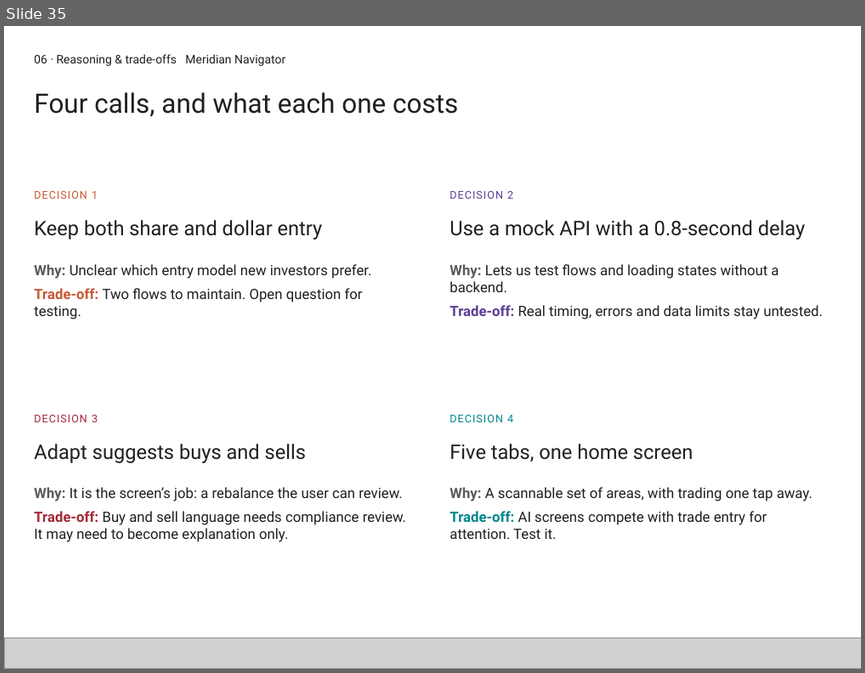
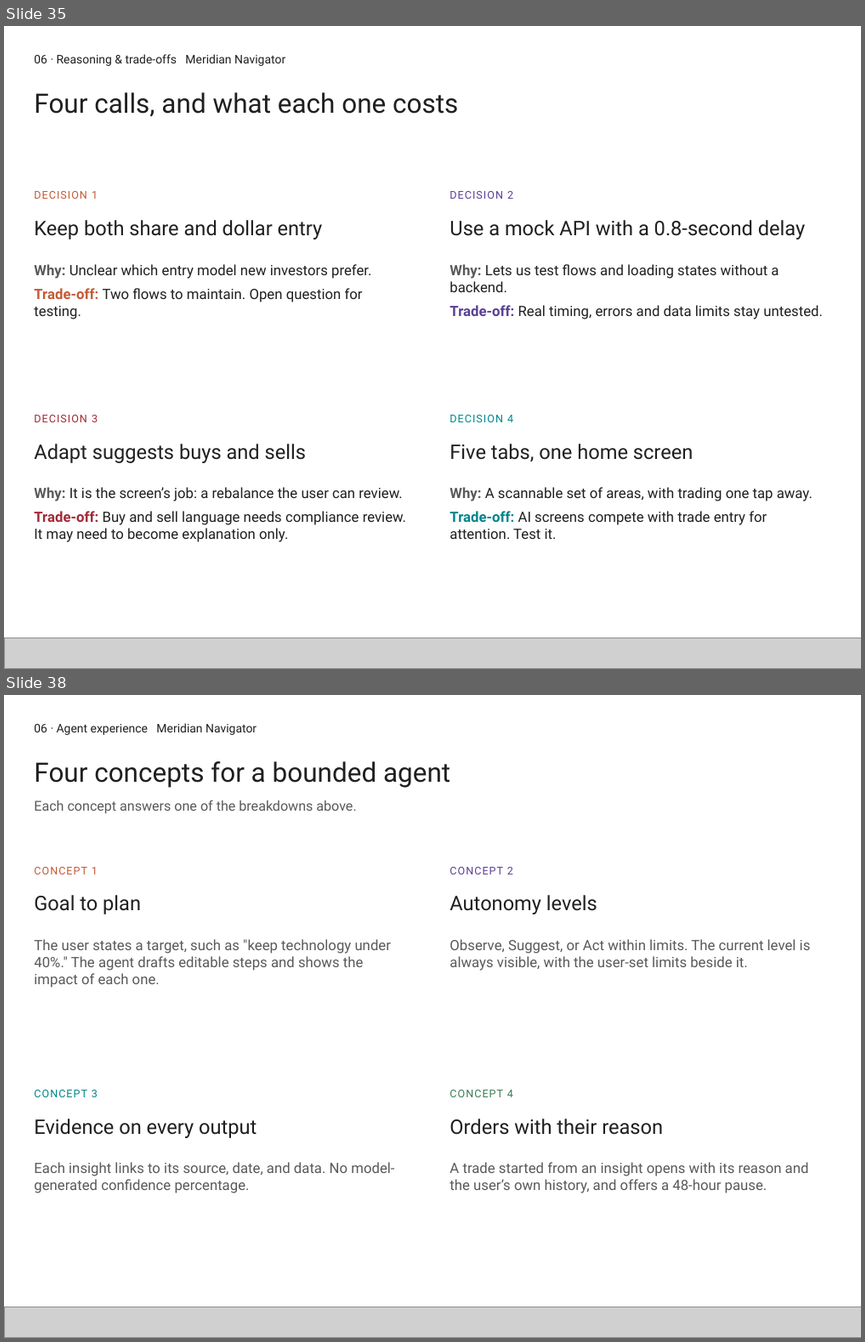
Before and after one commit to CHUNKY21/portfolio-export, a slide deck: Portfolio-Core.pptx. Shown one above the other, each under a label of ours: slide 35 before the commit, slides 35 and 38 after it; the slides between them are not shown. The pictures are 865x673 and 865x1342 pixels, drawn with LibreOffice and Linux fonts; fonts in the diff are those of the drawing; grey boxes stand for pictures. Boxes give left, top, right and bottom in pixels: in the first picture for what was removed or moved away, otherwise in the second. Text is boxed around its words. In the diff, an @@ line names an element or a change of style, - is before the commit and + after.

```diff
--- a/Portfolio-Core.pptx
+++ b/Portfolio-Core.pptx
@@ slide 38 added at (4,695,861,1338), background #FFFFFF @@
@@ text added at (34,723,256,735), 14.2 pt, text #1F1F1F @@
+06 · Agent experience Meridian Navigator
@@ text added at (34,761,450,788), 32 pt, text #1F1F1F @@
+Four concepts for a bounded agent
@@ text added at (34,800,356,814), 16.4 pt, text #595959 @@
+Each concept answers one of the breakdowns above.
@@ text added at (34,867,98,874), 12.8 pt, text #C45A35 @@
+CONCEPT 1
@@ text added at (449,867,513,874), 12.8 pt, text #5B3F96 @@
+CONCEPT 2
@@ text added at (34,895,141,914), 24 pt, text #1F1F1F @@
+Goal to plan
@@ text added at (449,895,597,914), 24 pt, text #1F1F1F @@
+Autonomy levels
@@ text added at (34,939,391,987), 17 pt, text #595959 @@
+The user states a target, such as "keep technology under 40%." The agent drafts editable steps and shows the impact of each one.
@@ text added at (449,939,811,970), 17 pt, text #595959 @@
+Observe, Suggest, or Act within limits. The current level is always visible, with the user-set limits beside it.
@@ text added at (34,1089,98,1097), 12.8 pt, text #00868B @@
+CONCEPT 3
@@ text added at (449,1089,513,1097), 12.8 pt, text #3A7D55 @@
+CONCEPT 4
@@ text added at (34,1118,256,1138), 24 pt, text #1F1F1F @@
+Evidence on every output
@@ text added at (449,1118,663,1134), 24 pt, text #1F1F1F @@
+Orders with their reason
@@ text added at (34,1162,394,1193), 17 pt, text #595959 @@
+Each insight links to its source, date, and data. No model-generated confidence percentage.
@@ text added at (449,1162,809,1193), 17 pt, text #595959 @@
+A trade started from an insight opens with its reason and the user’s own history, and offers a 48-hour pause.
@@ picture added at (4,1306,861,1338) @@
```
Also in this commit, not shown: 1 slide changed, 5 other slides added, 4 other files.
